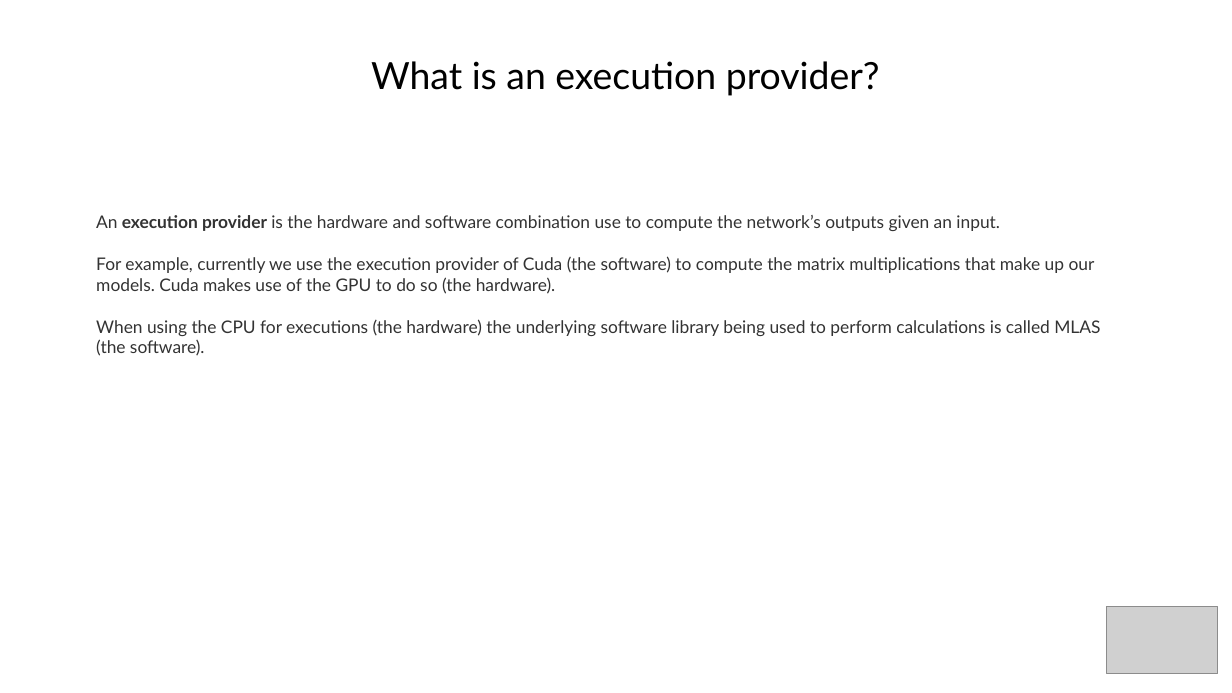
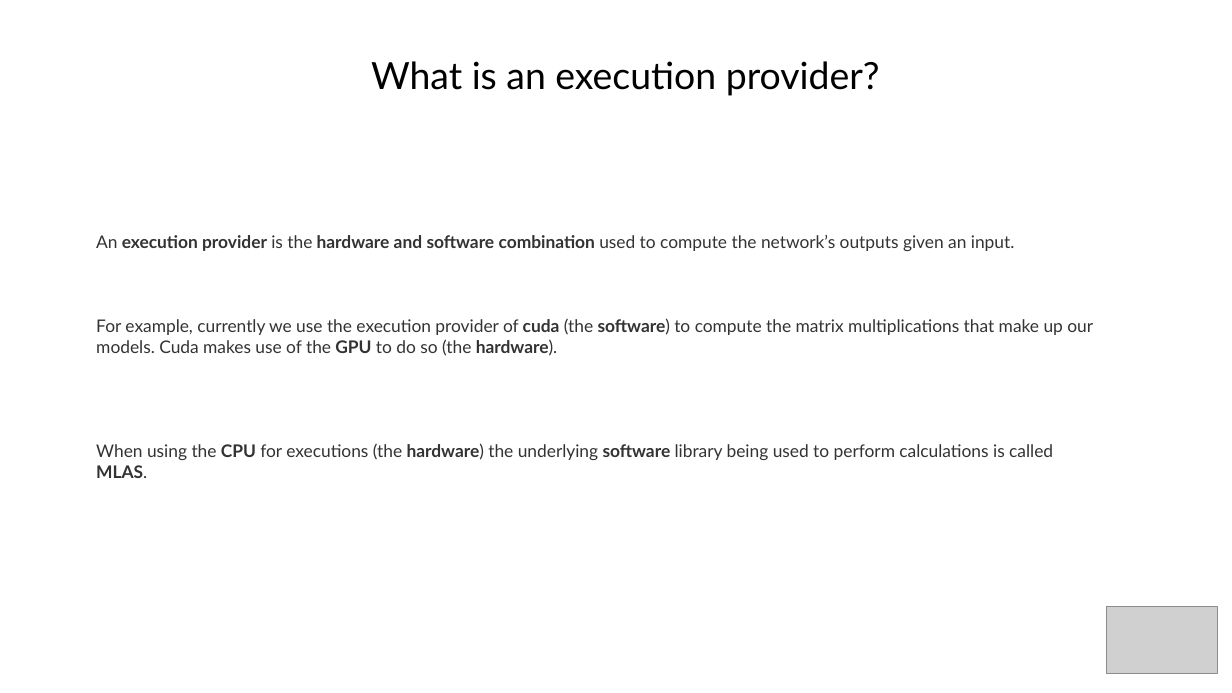
Before and after one commit to akinwilson/heed, a slide deck: slide 17 of reducing-inference-time.odp (slide 5 before the commit). Drawn at 1232x693 pixels with LibreOffice and Linux fonts; fonts in the diff are those of the drawing; grey boxes stand for pictures. Boxes give left, top, right and bottom in pixels: in the first picture for what was removed or moved away, otherwise in the second. Text is boxed around its words. In the diff, an @@ line names an element or a change of style, - is before the commit and + after.

```diff
--- a/reducing-inference-time.odp
+++ b/reducing-inference-time.odp
@@ title at bbox=[96, 235, 1093, 478]: text changed @@
-An execution provider is the hardware and software combination use to compute the network’s outputs given an input.
-For example, currently we use the execution provider of Cuda (the software) to compute the matrix multiplications that make up our models. Cuda makes use of the GPU to do so (the hardware).
-When using the CPU for executions (the hardware) the underlying software library being used to perform calculations is called MLAS (the software).
+An execution provider is the hardware and software combination used to compute the network’s outputs given an input.
+For example, currently we use the execution provider of cuda (the software) to compute the matrix multiplications that make up our models. Cuda makes use of the GPU to do so (the hardware).
+When using the CPU for executions (the hardware) the underlying software library being used to perform calculations is called MLAS.
```
Also in this commit, not shown: 8 other slides changed, 13 slides added, 1 slide removed.
